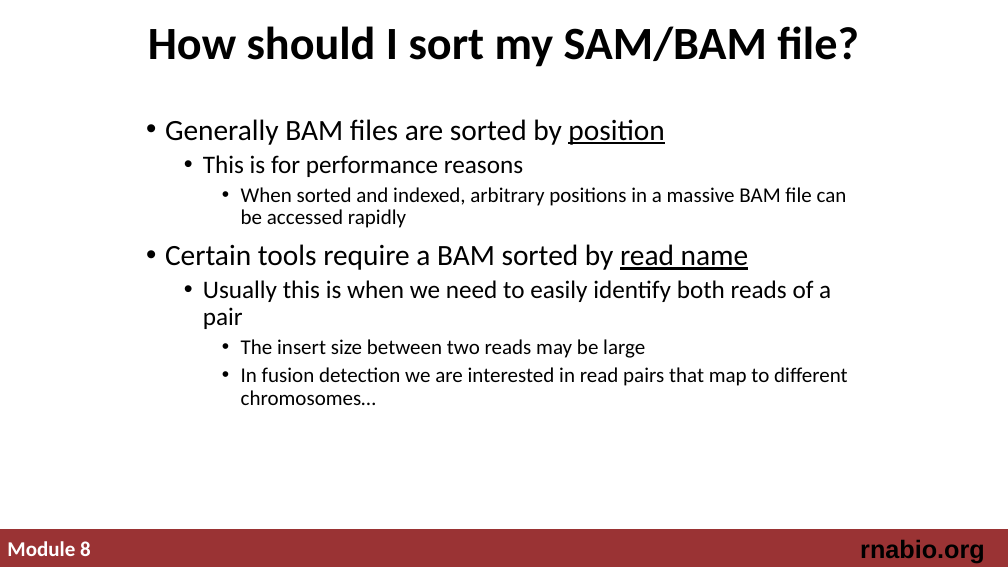
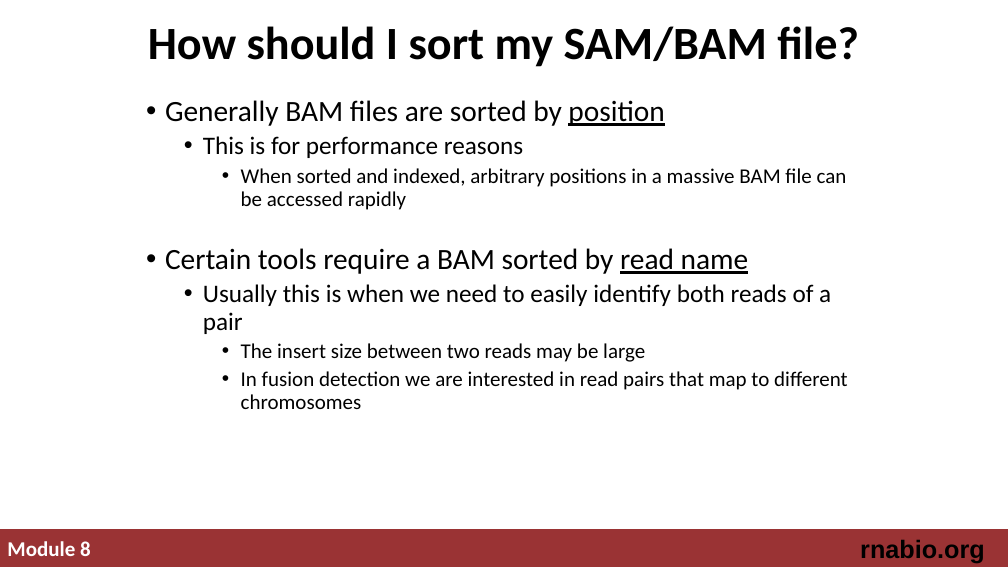
Before and after one commit to griffithlab/rnabio.org, a slide deck: slide 12 of assets/lectures/cbw-cshl/2019/mini/RNASeq_MiniLecture_08_02_SAM_BAM_BED.pptx (slide 11 before the commit). Drawn at 1008x567 pixels with LibreOffice and Linux fonts; fonts in the diff are those of the drawing. Boxes give left, top, right and bottom in pixels: in the first picture for what was removed or moved away, otherwise in the second. Text is boxed around its words. In the diff, an @@ line names an element or a change of style, - is before the commit and + after.

```diff
--- a/assets/lectures/cbw-cshl/2019/mini/RNASeq_MiniLecture_08_02_SAM_BAM_BED.pptx
+++ b/assets/lectures/cbw-cshl/2019/mini/RNASeq_MiniLecture_08_02_SAM_BAM_BED.pptx
@@ text "Generally BAM files are sorted ...": place and size @@
-text "Generally BAM files are sorted ..." at <box>165,119,847,405</box>
+text "Generally BAM files are sorted ..." at <box>165,100,847,409</box>
@@ text at <box>241,371,847,409</box>: text changed @@
-    • In fusion detection we are interested in read pairs that map to different chromosomes…
+    • In fusion detection we are interested in read pairs that map to different chromosomes
```
Also in this commit, not shown: 8 other slides changed, 1 slide added.
